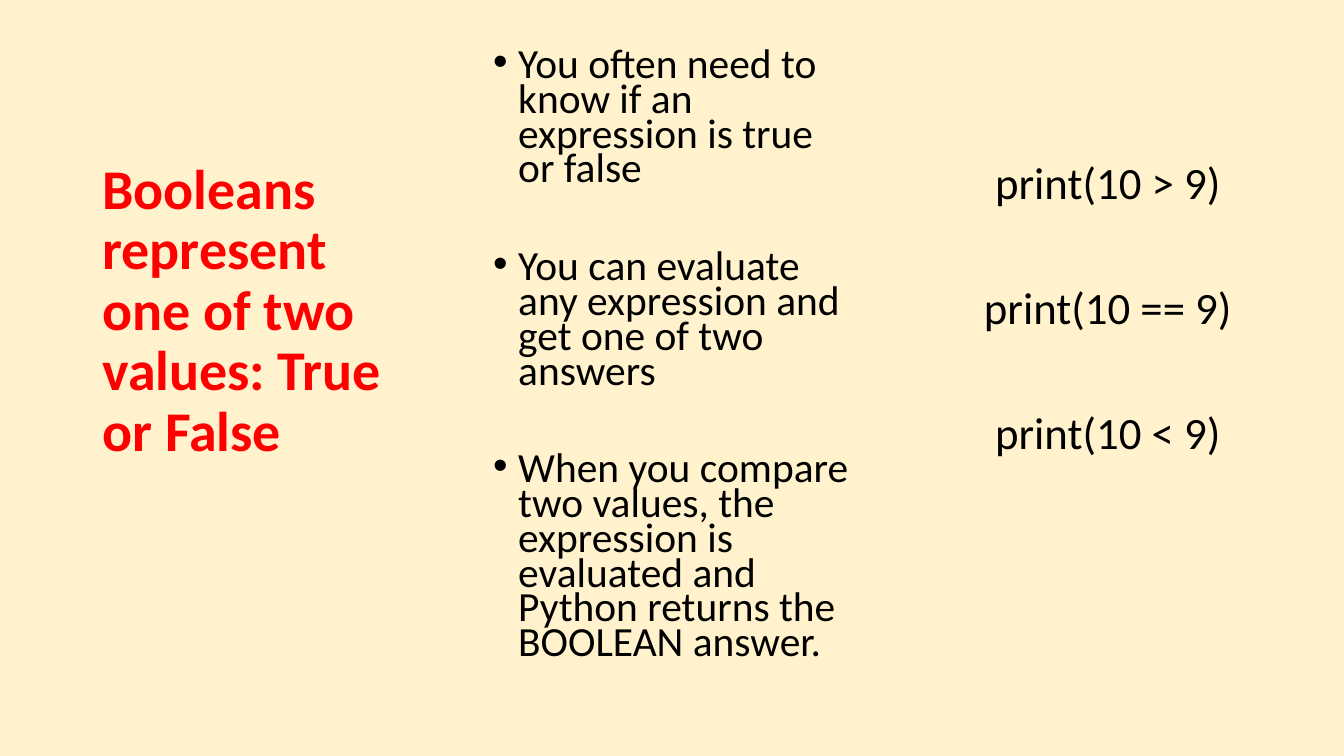
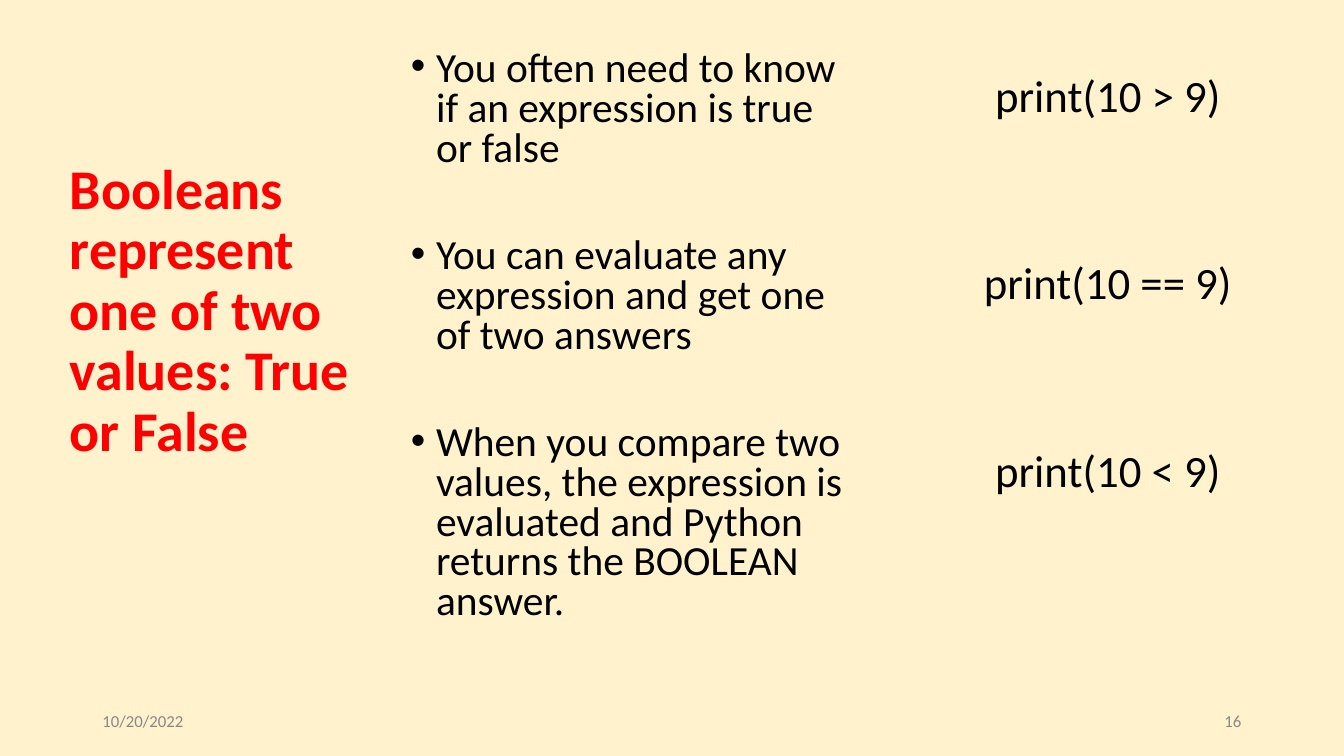
Before and after one commit to torres11991/dap-curriculum, a slide deck: slide 16 of Section05/5.2-Python_DataTypes1.pptx. Drawn at 1344x756 pixels with LibreOffice and Linux fonts; fonts in the diff are those of the drawing. Boxes give left, top, right and bottom in pixels: in the first picture for what was removed or moved away, otherwise in the second. Text is boxed around its words. In the diff, an @@ line names an element or a change of style, - is before the commit and + after.

```diff
--- a/Section05/5.2-Python_DataTypes1.pptx
+++ b/Section05/5.2-Python_DataTypes1.pptx
@@ text "You often need to know ...": place and size @@
-text "You often need to know ..." at <box>518,49,848,657</box>
+text "You often need to know ..." at <box>436,53,842,616</box>
@@ text "You often need to know ..." at <box>436,53,842,616</box>: line spacing 0.7 to 0.8 @@
@@ text "print(10 > 9)" rewrapped from <box>984,166,1231,457</box> to <box>984,79,1231,495</box> @@
@@ title "Booleans represent one of two ...": place and size @@
-title "Booleans represent one of two ..." at <box>102,169,381,452</box>
+title "Booleans represent one of two ..." at <box>70,169,348,452</box>
@@ text added at <box>102,715,183,728</box>, 12 pt, text #888888 @@
+10/20/2022
@@ page number added at <box>1224,715,1241,727</box>, 12 pt, text #888888 @@
+16
```
Also in this commit, not shown: 11 other slides changed, 1 slide removed, 7 other files.
